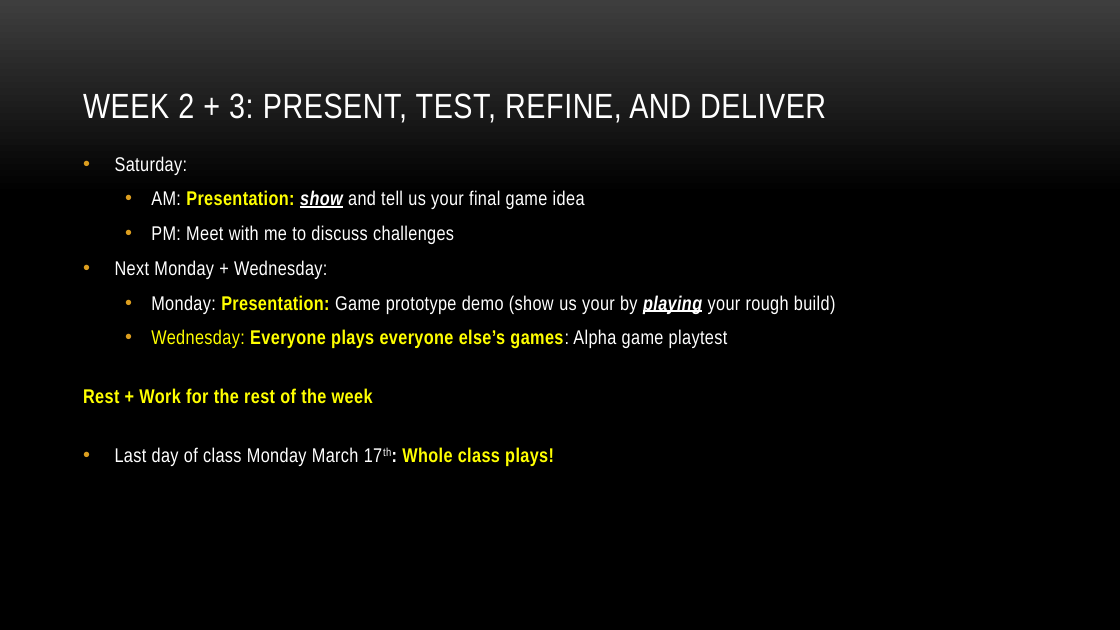
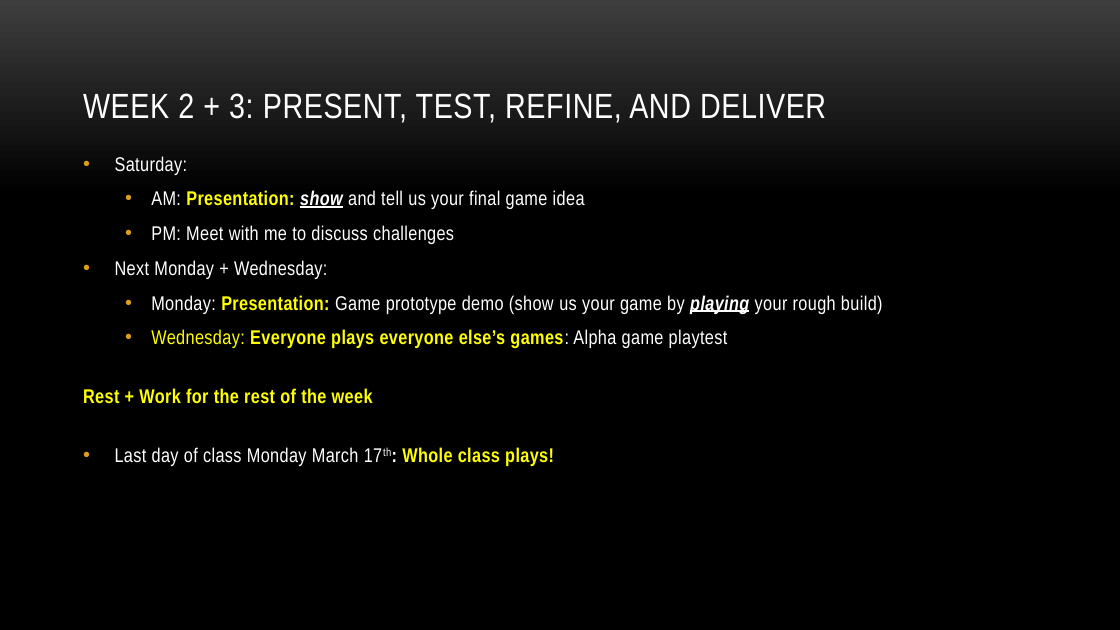
Before and after one commit to myuwbclasses/IntroGameDev-XJTU, a slide deck: slide 13 of PPT/Intro.pptx. Drawn at 1120x630 pixels with LibreOffice and Linux fonts; fonts in the diff are those of the drawing; background and template pictures are left out. Boxes give left, top, right and bottom in pixels: in the first picture for what was removed or moved away, otherwise in the second. Text is boxed around its words. In the diff, an @@ line names an element or a change of style, - is before the commit and + after.

```diff
--- a/PPT/Intro.pptx
+++ b/PPT/Intro.pptx
@@ text at (x1=151, y1=295, x2=883, y2=314): text changed @@
-  • Monday: Presentation: Game prototype demo (show us your by playing your rough build)
+  • Monday: Presentation: Game prototype demo (show us your game by playing your rough build)
```
Also in this commit, not shown: 3 other slides changed, 3 other files.
